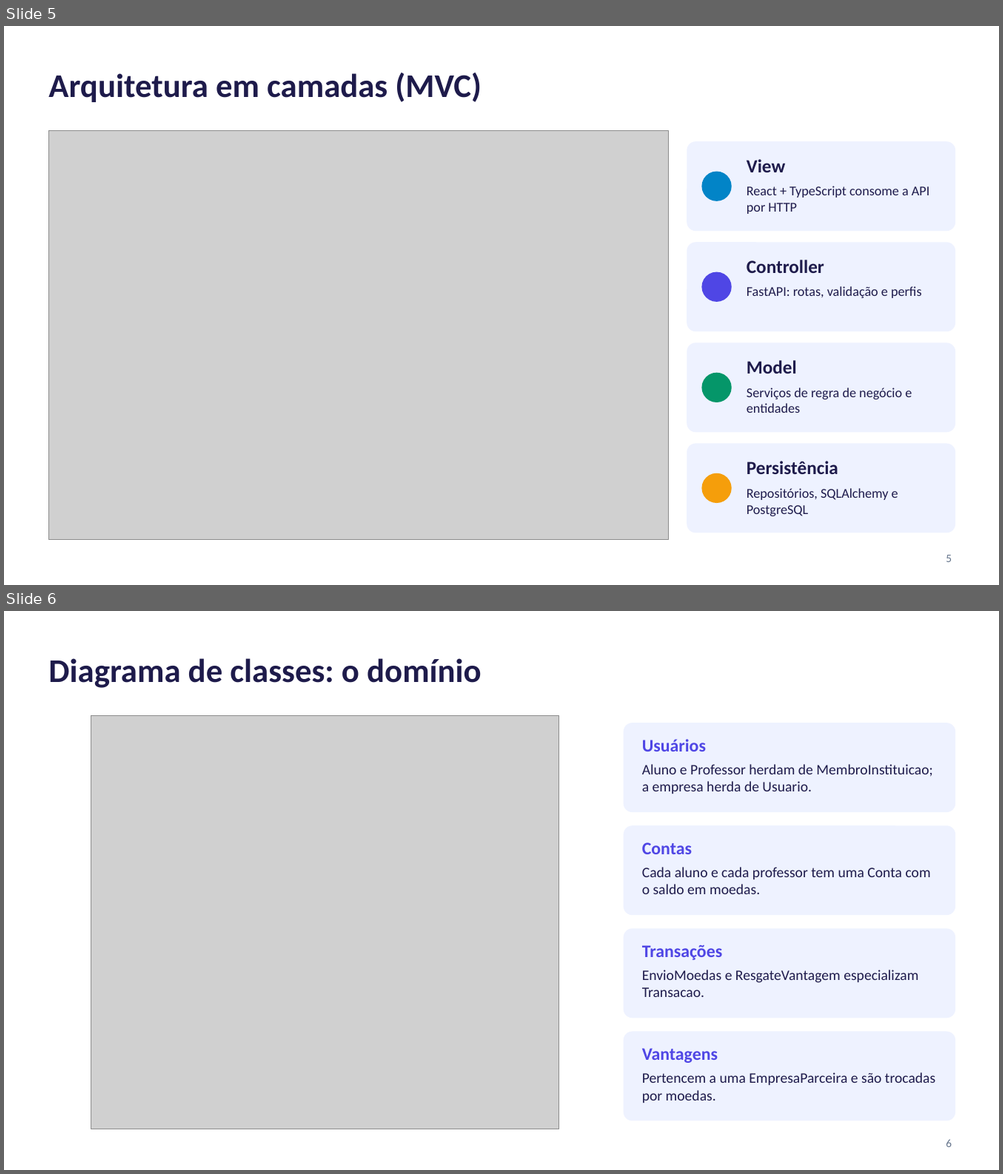
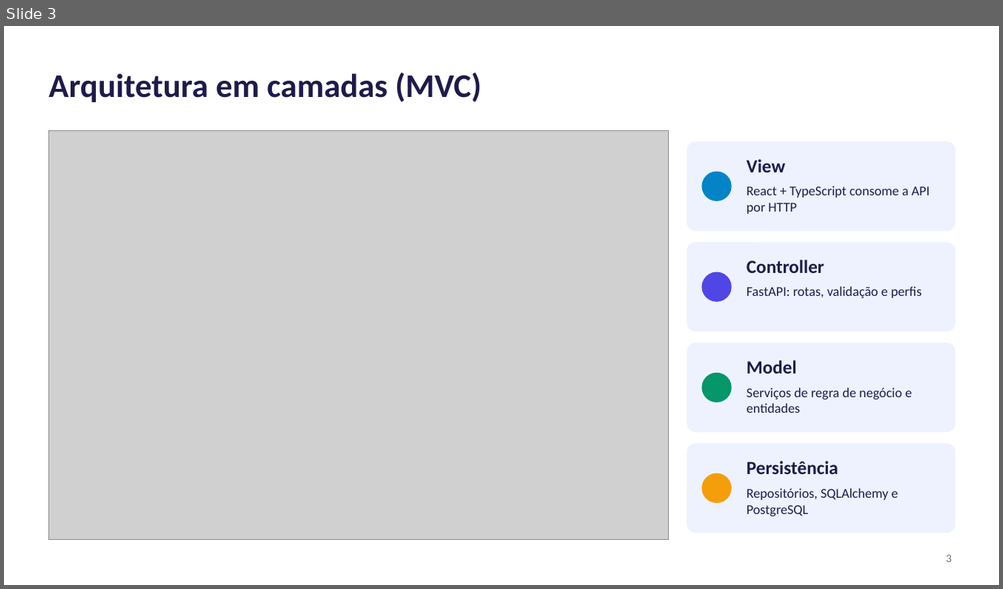
Before and after one commit to lucaslmchaves/sistema-moeda-estudantil, a slide deck: docs/apresentacao/Lab03S03-Apresentacao.pptx. Shown one above the other, each under a label of ours: slides 5 and 6 before the commit, slide 3 after it. The pictures are 1003x1174 and 1003x589 pixels, drawn with LibreOffice and Linux fonts; fonts in the diff are those of the drawing; grey boxes stand for pictures. Boxes give left, top, right and bottom in pixels: in the first picture for what was removed or moved away, otherwise in the second. Text is boxed around its words. In the diff, an @@ line names an element or a change of style, - is before the commit and + after.

```diff
--- a/docs/apresentacao/Lab03S03-Apresentacao.pptx
+++ b/docs/apresentacao/Lab03S03-Apresentacao.pptx
@@ slide 6 removed at (4, 611, 999, 1170), background #FFFFFF @@
@@ title removed at (48, 658, 481, 688) @@
-Diagrama de classes: o domínio
@@ picture removed at (91, 715, 559, 1130) @@
@@ rounded rectangle removed at (623, 723, 956, 812) @@
@@ text removed at (642, 739, 706, 752) @@
-Usuários
@@ text removed at (642, 764, 933, 794) @@
-Aluno e Professor herdam de MembroInstituicao; a empresa herda de Usuario.
@@ rounded rectangle removed at (623, 826, 956, 915) @@
@@ text removed at (642, 843, 691, 854) @@
-Contas
@@ text removed at (642, 867, 930, 894) @@
-Cada aluno e cada professor tem uma Conta com o saldo em moedas.
@@ rounded rectangle removed at (623, 929, 956, 1019) @@
@@ text removed at (642, 945, 722, 960) @@
-Transações
@@ text removed at (642, 970, 918, 997) @@
-EnvioMoedas e ResgateVantagem especializam Transacao.
@@ rounded rectangle removed at (623, 1032, 956, 1122) @@
@@ text removed at (642, 1048, 717, 1063) @@
-Vantagens
@@ text removed at (642, 1073, 935, 1103) @@
-Pertencem a uma EmpresaParceira e são trocadas por moedas.
@@ page number removed at (945, 1139, 951, 1147) @@
-6
@@ what was slide 5 is now slide 3 @@
@@ page number at (945, 555, 951, 562): text changed @@
-5
+3
```
Also in this commit, not shown: 8 slides changed, 3 slides added, 19 other slides removed, 1 other file.
